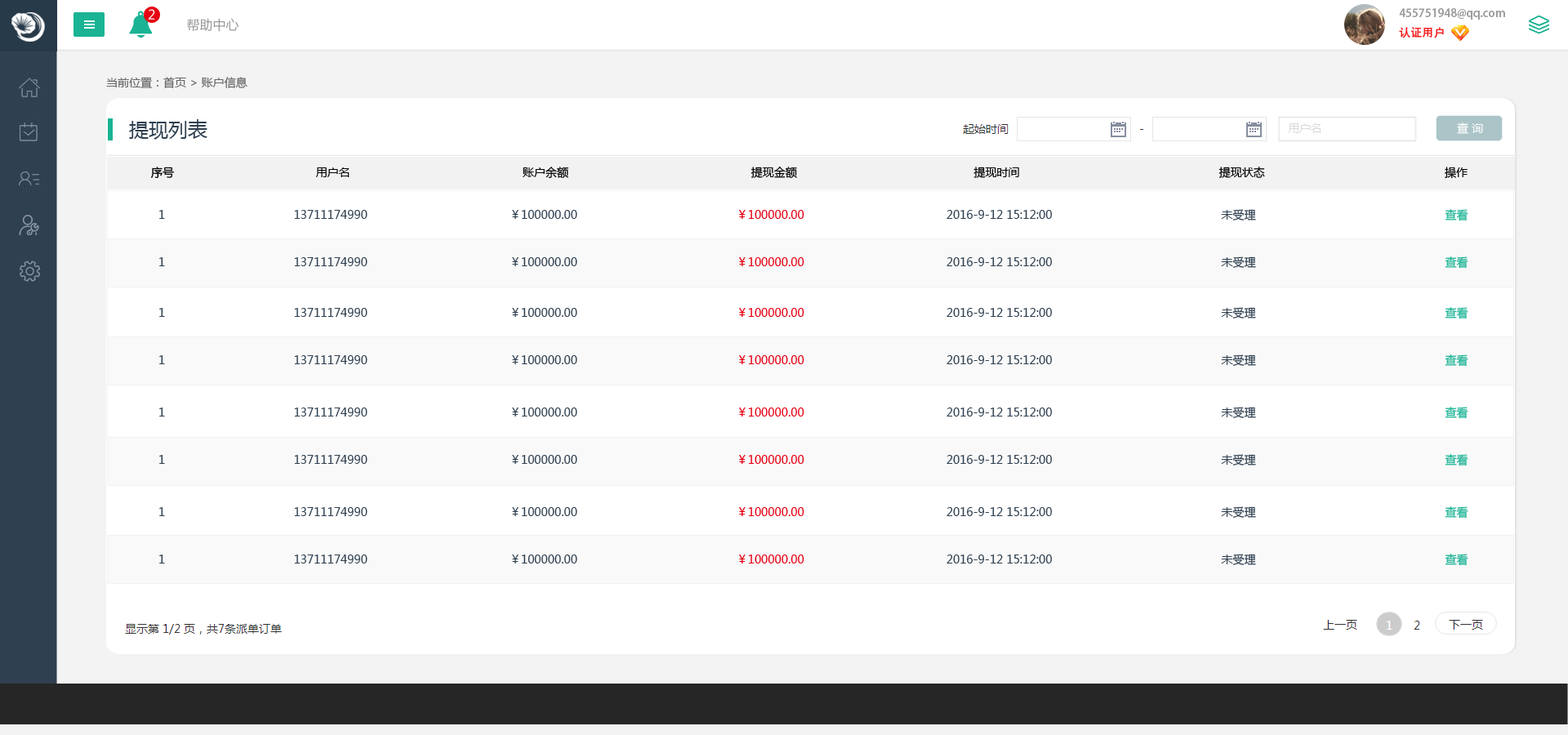
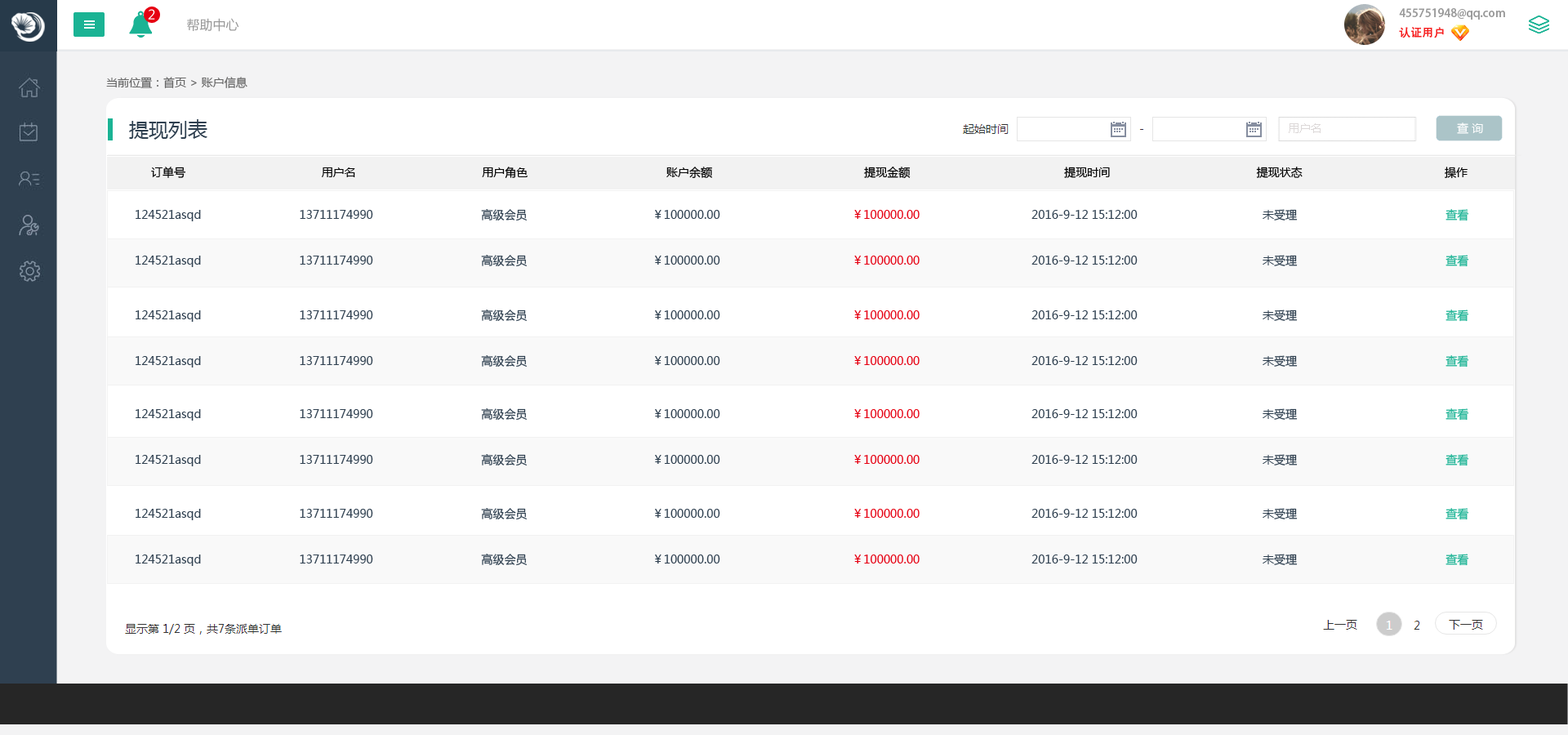
Before/after of a 1568 × 735 layered artwork. What changed in the layer stack:
renamed "1 13711174990 副本 7" to "124521asqd 13711174990 副本 7", painted on it over [135, 553, 1470, 566]
renamed "1 13711174990 副本 6" to "124521asqd 13711174990 副本 6", painted on it over [135, 506, 1470, 521]
renamed "1 13711174990 副本 5" to "124521asqd 13711174990 副本 5", painted on it over [135, 454, 1470, 467]
renamed "1 13711174990 副本 4" to "124521asqd 13711174990 副本 4", painted on it over [135, 406, 1470, 421]
renamed "1 13711174990 副本 3" to "124521asqd 13711174990 副本 3", painted on it over [135, 354, 1470, 368]
renamed "1 13711174990 副本 2" to "124521asqd 13711174990 副本 2", painted on it over [135, 307, 1470, 322]
renamed "1 13711174990 副本" to "124521asqd 13711174990 副本", painted on it over [135, 254, 1470, 269]
renamed "1 13711174990" to "124521asqd 13711174990", painted on it over [135, 209, 1470, 222]
renamed "序号 用户名" to "订单号 用户名", painted on it over [151, 166, 1303, 179]
